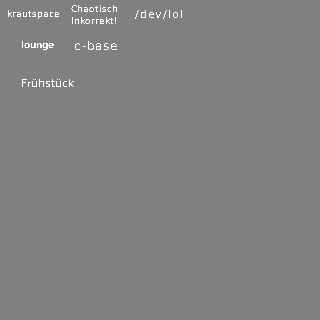
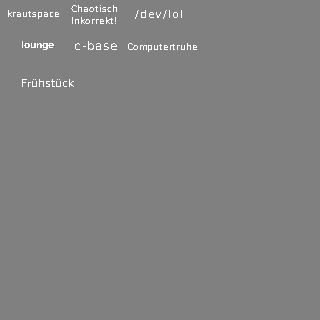
The second (320, 320) image is a revision of the first. Changes to its layers:
added layer "Computertruhe" above "c-base" over [128, 43, 197, 52]
